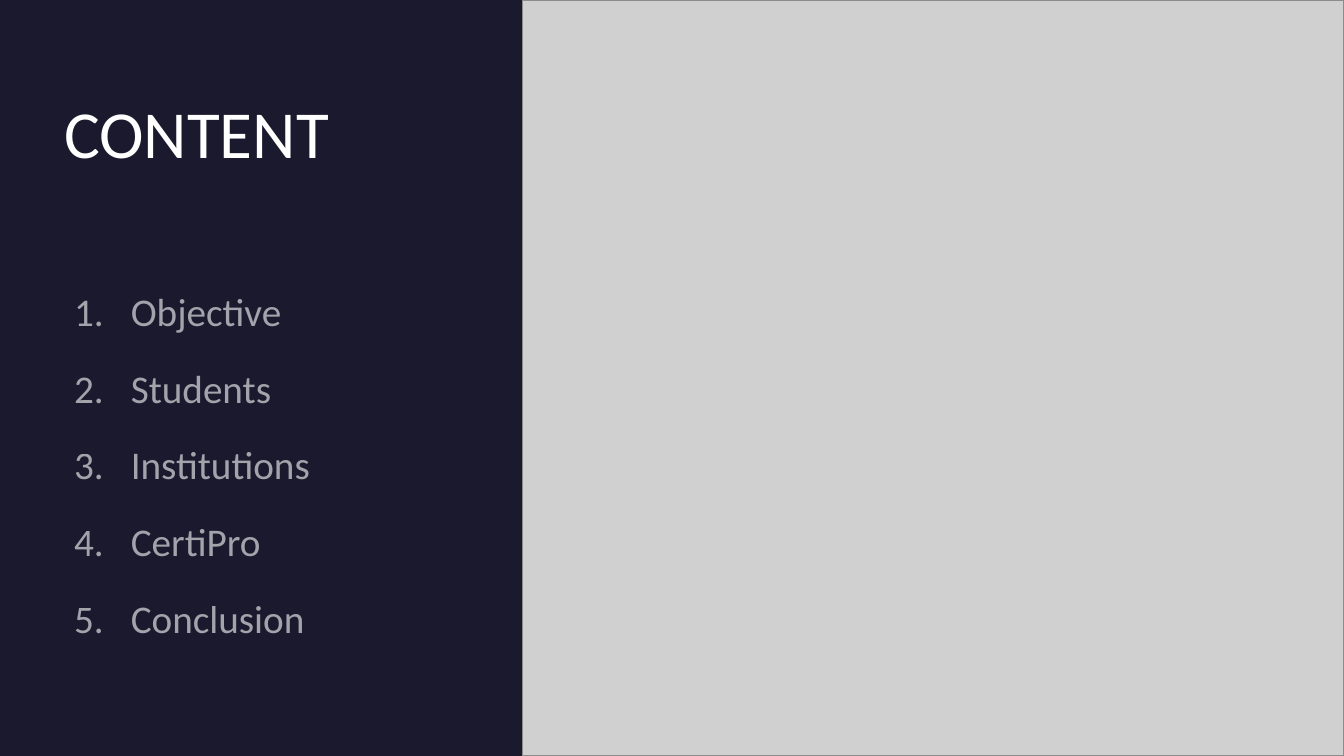
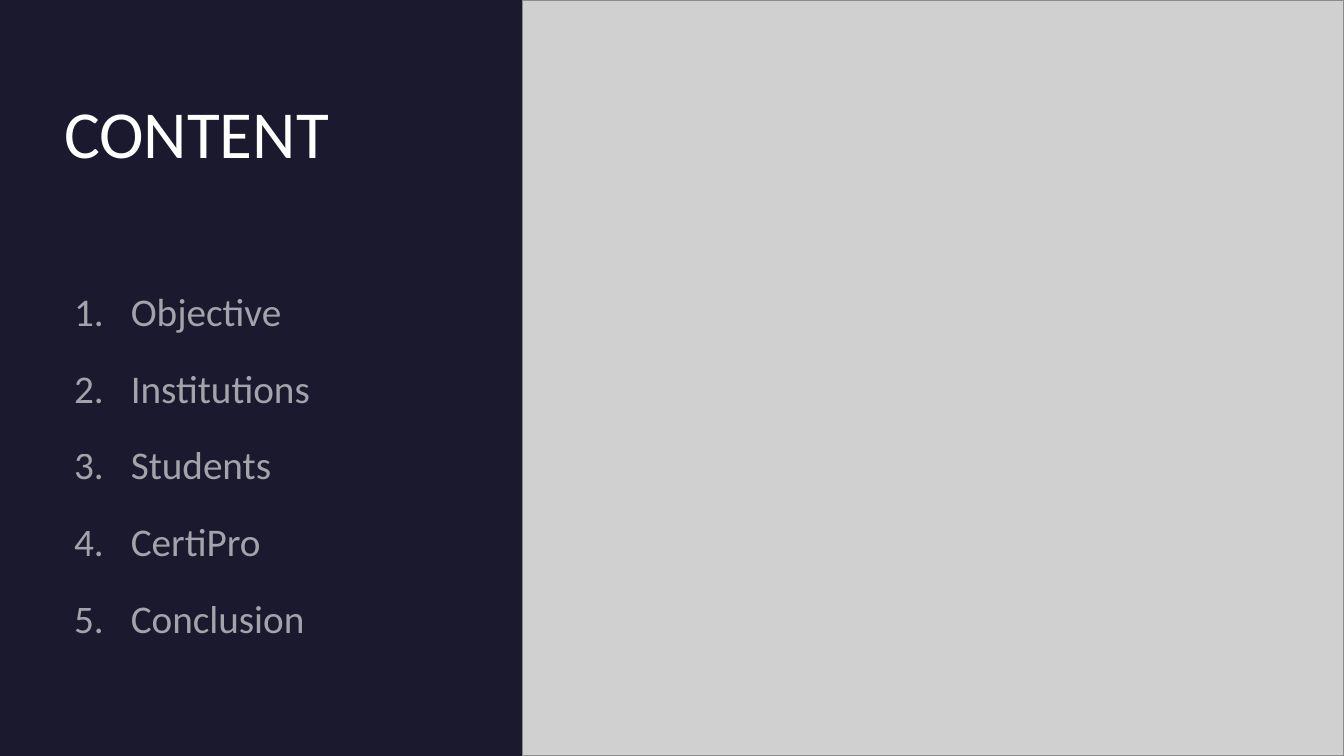
Before and after one commit to Jraigos/CertiPro, a slide deck: slide 2 of Project_Presentation_CERTIPRO.pptx. Drawn at 1344x756 pixels with LibreOffice and Linux fonts; fonts in the diff are those of the drawing; grey boxes stand for pictures. Boxes give left, top, right and bottom in pixels: in the first picture for what was removed or moved away, otherwise in the second. Text is boxed around its words. In the diff, an @@ line names an element or a change of style, - is before the commit and + after.

```diff
--- a/Project_Presentation_CERTIPRO.pptx
+++ b/Project_Presentation_CERTIPRO.pptx
@@ text at <box>131,376,310,403</box>: paragraph added @@
+2. Institutions
@@ text at <box>131,452,310,479</box>: paragraph removed @@
-3. Institutions
```
Also in this commit, not shown: 7 other slides changed, 2 slides added, 1 slide removed.
